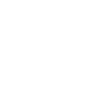
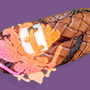
Layer changes from the first 90 x 90 image to the second:
added layer "class_binary_phoenix_bond" above "locked" over [0, 0, 90, 90]
